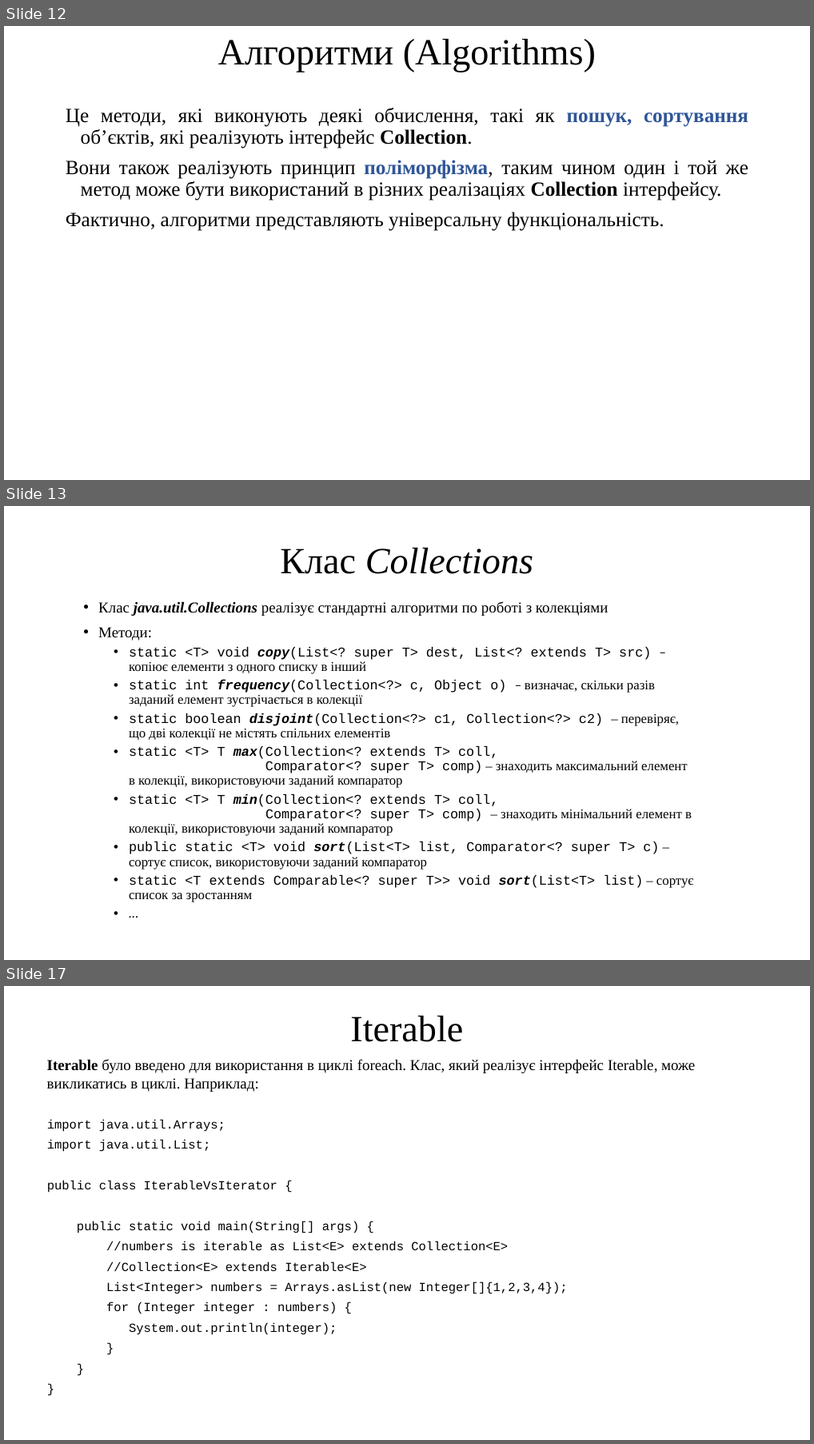
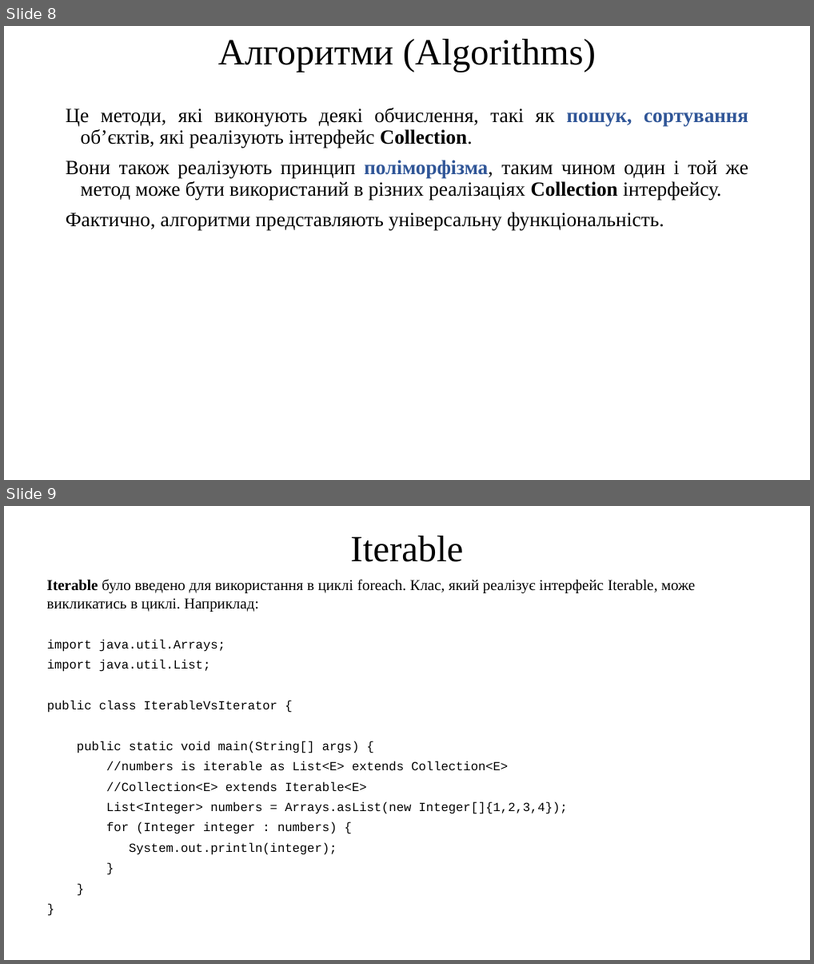
Before and after one commit to arg3ntuum/JavaCourse, a slide deck: Java Урок 19 Колекції. Iterable Comparator Map. Пошук і сортування.pptx. Shown one above the other, each under a label of ours: slides 12, 13 and 17 before the commit, slides 8 and 9 after it; the slides between them are not shown. The pictures are 814x1444 and 814x964 pixels, drawn with LibreOffice and Linux fonts; fonts in the diff are those of the drawing. Boxes give left, top, right and bottom in pixels: in the first picture for what was removed or moved away, otherwise in the second. Text is boxed around its words. In the diff, an @@ line names an element or a change of style, - is before the commit and + after.

```diff
--- a/Java Урок 19 Колекції. Iterable Comparator Map. Пошук і сортування.pptx
+++ b/Java Урок 19 Колекції. Iterable Comparator Map. Пошук і сортування.pptx
@@ slide 13 removed at bbox=[4, 506, 810, 960], background #FFFFFF @@
@@ title removed at bbox=[280, 548, 534, 574] @@
-Клас Collections
@@ text removed at bbox=[98, 601, 694, 902] @@
-• Клас java.util.Collections реалізує стандартні алгоритми по роботі з колекціями
-• Методи:
-  • static <T> void copy(List<? super T> dest, List<? extends T> src) – копіює елементи з одного списку в інший
-  • static int frequency(Collection<?> c, Object o) – визначає, скільки разів заданий елемент зустрічається в колекції
-  • static boolean disjoint(Collection<?> c1, Collection<?> c2) – перевіряє, що дві колекції не містять спільних елементів
-  • static <T> T max(Collection<? extends T> coll,
-    Comparator<? super T> comp) – знаходить максимальний елемент в колекції, використовуючи заданий компаратор
-  • static <T> T min(Collection<? extends T> coll,
-    Comparator<? super T> comp) – знаходить мінімальний елемент в колекції, використовуючи заданий компаратор
-  • public static <T> void sort(List<T> list, Comparator<? super T> c) – сортує список, використовуючи заданий компаратор
-  • static <T extends Comparable<? super T>> void sort(List<T> list) – сортує список за зростанням
-  • …
@@ what was slide 12 is now slide 8 @@
@@ what was slide 17 is now slide 9 @@
```
Also in this commit, not shown: 10 other slides removed, 30 other files.
